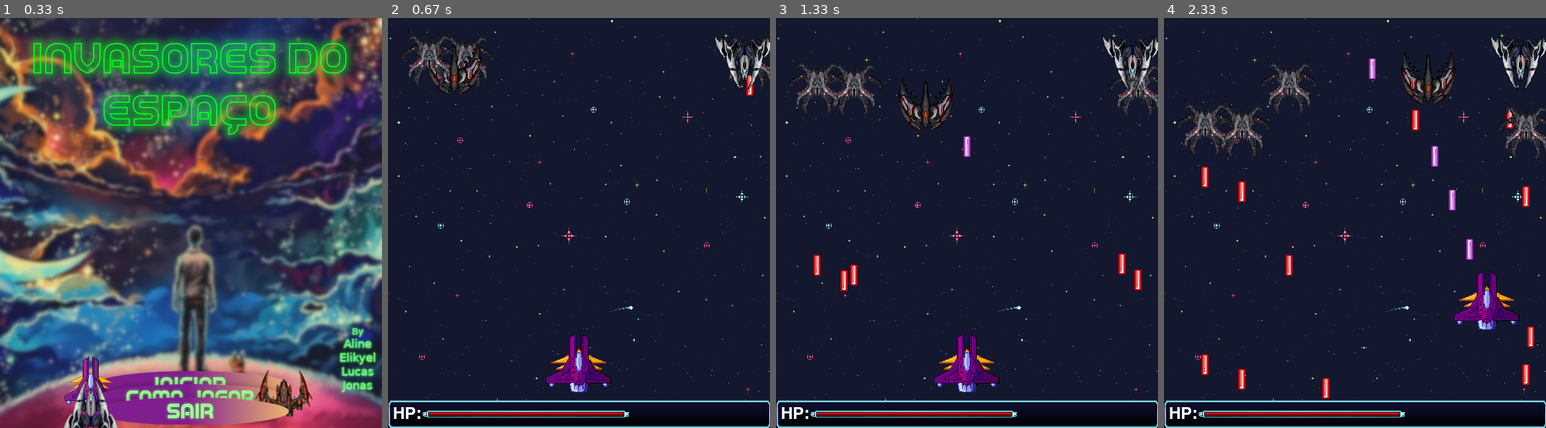
Above: before the commit, frames 1-4 (left to right).
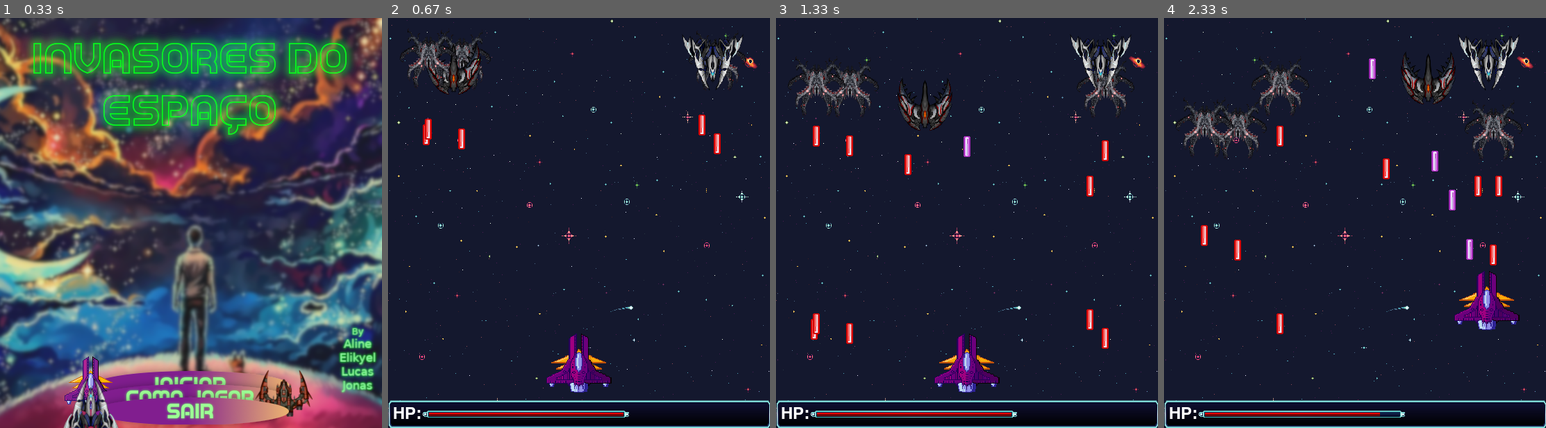
Above: after the commit, the same moments.

Repository: cjs-13/Projeto_pygame
Game: pygame game, started from main.py
Same seed, same stepped clock (60 frames per second), same inputs: the game is played once before the commit and once after it.
Inputs (mouse positions are in pixels of both pictures, inside the frame that each line leads up to):
- Up to frame 1 (0.33 s): no input
- Up to frame 2 (0.67 s): click (575, 182) at 0.38 s
- Up to frame 3 (1.33 s): tap Space at 0.67 s; tap L at 1 s
- Up to frame 4 (2.33 s): hold Right 1.33-1.8 s; tap Space at 1.4, 1.7, 1.9, 2.23 s; hold Up 1.83-2.13 s; tap U at 1.98 s; hold Right from 2.17 s (still down)

Frame 1 is identical in both runs. In frame 2, 3.1% of the frame differs, in the area x 3-100%, y 2-34%; in frame 3, 4.9%; in frame 4, 5.8%, in the area x 3-100%, y 4-98%.

Commit message:
Firerate separada
Agora a firerate e separada para cada arma

Diff:
--- a/main.py
+++ b/main.py
@@ -39,20 +39,21 @@
 for i in range(1, 4):
     MENU_OP.append(pygame.transform.scale(pygame.image.load(os.path.join("assets", f"menu ({i}).png")), (146 * UP_SCALE_MENU, 23 * UP_SCALE_MENU)))
 
-## Imagens da tela inicial
+# Imagens da tela inicial
 BG_INICIO = pygame.image.load(os.path.join("assets", "fundo.png"))
 B_INICIAR = pygame.image.load(os.path.join("assets", "iniciar.png"))
 B_AJUDA = pygame.image.load(os.path.join("assets", "ajuda.png"))
 B_SAIR = pygame.image.load(os.path.join("assets", "sair.png"))
 
-## Imagens da tela de ajuda
+# Imagens da tela de ajuda
 BG_AJUDA = pygame.transform.scale(pygame.image.load(os.path.join("assets", "BG_ajuda.png")).convert(), (LARGURA, ALTURA + 40))
 B_VOLTAR = pygame.image.load(os.path.join("assets", "voltar.png"))
-#B_AJUDA = pygame.image.load(os.path.join("assets", "ajuda.png"))
+# B_AJUDA = pygame.image.load(os.path.join("assets", "ajuda.png"))
 
 
 pygame.display.set_caption("__Invasores do Espaço__")
 pygame.display.set_icon(ICONE)
+
 
 # Classes
 class Laser():
@@ -69,7 +70,7 @@
         self.arma = arma
 
     def drawinterno(self, tela):
-        tela.blit(self.img, (int(self.x) + self.nave.arma_x[self.arma],int(self.y) + self.nave.arma_y[self.arma]))
+        tela.blit(self.img, (int(self.x) + self.nave.arma_x[self.arma], int(self.y) + self.nave.arma_y[self.arma]))
 
     def fora_tela(self,):
         return self.y <= 0 or self.y >= ALTURA
@@ -89,17 +90,18 @@
         if self.fora_tela():
             lasers.remove(self)
 
-    def colisaointerno(self, naves, lasers):
+    def colisaointerno(self, naves,lasers):
         for nave in naves:
             if nave.layer != self.damagetype and self.colisao(nave):
                 self.hp -= 1
                 if nave.imunity_timer == 0:
                     nave.hp -= 1
-                    self.imunity_timer = 1
+                    nave.imunity_timer = 5
 
     def testevida(self, lasers):
         if self.hp < 1:
             lasers.remove(self)
+
 
 class Nave():
     def __init__(self, x, y):
@@ -109,8 +111,8 @@
         self.laser_img = None
         self.tipo = None
         self.lasers = list()
-        self.firerate = 15
-        self.cool_down_counter = self.firerate
+        self.firerate = [15, 15, 15, 15, 15]
+        self.cool_down_counter = [0, 0, 0, 0, 0]
         self.layer = 2
         self.imunity_timer = 0
         self.hp = 1
@@ -118,34 +120,37 @@
         self.lives = 1
         self.ai = 0
         self.aihelper = 0
-        self.laservel_x = [0,0,0,0,0]
-        self.laservel_y = [0,0,0,0,0]
-        self.laserhp = [0,0,0,0,0]
-        self.arma_x = [0,0,0,0,0]
-        self.arma_y = [0,0,0,0,0]
+        self.laservel_x = [0, 0, 0, 0, 0]
+        self.laservel_y = [0, 0, 0, 0, 0]
+        self.laserhp = [0, 0, 0, 0, 0]
+        self.arma_x = [0, 0, 0, 0, 0]
+        self.arma_y = [0, 0, 0, 0, 0]
 
     def draw(self, tela):
         tela.blit(self.nave_img, (int(self.x), int(self.y)))
 
     def atirarinterno(self, arma, lasers):
-        if self.cool_down_counter < 1:
-            self.cool_down_counter = self.firerate
+        if self.cool_down_counter[arma] < 1:
+            self.cool_down_counter[arma] = self.firerate[arma]
             laser = Laser(self.x, self.y, self.laser_img, self, arma)
             lasers.append(laser)
 
     def reduzirtimers(self):
-        if self.cool_down_counter > 0:
-            self.cool_down_counter -= 1
+        arma = 0
+        while arma < 5:
+            if self.cool_down_counter[arma] > 0:
+                self.cool_down_counter[arma] -= 1
+            arma += 1
 
         if self.imunity_timer > 0:
             self.imunity_timer -= 1
 
     def firerateup(self):
-        if self.firerate >= 2:
-            self.firerate -= 1
+        if self.firerate[0] >= 2:
+            self.firerate[0] -= 1
 
     def fireratedown(self):
-        self.firerate += 1
+        self.firerate[0] += 1
 
     def largura(self):
         return self.nave_img.get_width()
@@ -175,7 +180,7 @@
         if self.fora_tela(ALTURA):
             self.hp = 0
 
-    def ai1_inimigo(self,lasers):
+    def ai1_inimigo(self, lasers):
         if self.y < 80:
             self.y += 2
         if self.aihelper == 0:
@@ -183,7 +188,7 @@
         elif self.aihelper == 1:
             self.x -= 3
         self.atirarinterno(0, lasers)
-        if self.x < 10:
+        if self.x < 5:
             self.aihelper = 0
         elif self.x > ALTURA - 100:
             self.aihelper = 1
@@ -191,14 +196,12 @@
     def ai2_inimigo(self, lasers):
         if self.y < 20:
             self.y += 2
-        if self.aihelper == 0 and self.cool_down_counter == 0:
+        if self.cool_down_counter[1] == 0 and self.cool_down_counter[1] == 0:
             self.atirarinterno(1, lasers)
-            self.aihelper = 1
-        elif self.aihelper == 1 and self.cool_down_counter == 0:
             self.atirarinterno(2, lasers)
-            self.aihelper = 0
         if self.fora_tela(ALTURA):
             self.hp = 0
+
 
 class Jogador(Nave):
     def __init__(self, x, y):
@@ -207,13 +210,15 @@
         self.laser_img = LASER_PRINCIPAL
         self.hp_img = HP
         self.mascara = pygame.mask.from_surface(self.nave_img)
-        self.cool_down_counter = 0
         self.tipo = "Jogador"
+        self.pontos = 0
         self.layer = 1
+        self.damagetype = 1
         self.hp = 10
         self.max_hp = 10
         self.lives = 3
         self.ai = -1
+        self.firerate[0] = 15
         self.laserhp[0] = 1
         self.laservel_x[0] = 0
         self.laservel_y[0] = -7
@@ -231,9 +236,13 @@
         self.laser_img = LASER_RED
         self.mascara = pygame.mask.from_surface(self.nave_img)
         self.tipo = "Inimigo"
-        self.firerate = 45
+        self.layer = 2
         self.damagetype = 2
         self.ai = ai
+        self.firerate[0] = 45
+        self.firerate[1] = 30
+        self.firerate[2] = 30
+        self.cool_down_counter[2] = 60
         self.laserhp[0] = 1
         self.laserhp[1] = 1
         self.laserhp[2] = 1
@@ -253,6 +262,7 @@
     def fora_tela(self, altura):
         return self.y >= altura
 
+
 class Boss(Nave):
     def __init__(self, x, y, ai):
         super().__init__(x, y)
@@ -261,6 +271,7 @@
         self.mascara = pygame.mask.from_surface(self.nave_img)
         self.tipo = "Boss"
         self.firerate = 60
+        self.layer = 2
         self.damagetype = 2
         self.ai = ai
         self.laserhp[0] = 1
@@ -285,6 +296,7 @@
         self.arma_y[2] = self.y - 80
         self.arma_y[3] = self.y - 80
 
+
 # obj1 == Laser, obj2 == Nave atingida, obj3 == Nave que disparou
 def testa_colisao(obj1, obj2, obj3):
     diff_x = 0
@@ -299,6 +311,7 @@
         diff_y = int(obj2.y - obj1.y + obj1.altura())
     return obj1.mascara.overlap(obj2.mascara, (diff_x, diff_y)) != None
 
+
 def main():
     jogando = True
     jogador_vel = 5
@@ -313,9 +326,9 @@
         RELOGIO.tick(FPS)
         TELA.blit(BG, (0, 0))
 
-        #Spawn aleatório de inimigos
+        # Spawn aleatório de inimigos
         if len(naves) < 6:
-            inimigotempo = Inimigo(random.randint(0, 500), 0,random.randint(0,2))
+            inimigotempo = Inimigo(random.randint(0, 450), 0, random.randint(0, 2))
             naves.append(inimigotempo)
 
         for event in pygame.event.get():
@@ -329,7 +342,7 @@
                     pygame.quit()
                     exit()
                 if event.key == pygame.K_u:
-                    inimigotempo = Inimigo(random.randint(100, 450), 0, random.randint(0,2))
+                    inimigotempo = Inimigo(random.randint(100, 450), 0, random.randint(0, 2))
                     naves.append(inimigotempo)
 
                 if event.key == pygame.K_l:
@@ -348,7 +361,7 @@
         if (keys[pygame.K_s] or keys[pygame.K_DOWN]) and jogador.y + jogador_vel + jogador.altura() < ALTURA:
             jogador.y += jogador_vel
         if keys[pygame.K_SPACE]:
-            jogador.atirarinterno(0,lasers)
+            jogador.atirarinterno(0, lasers)
 
         for laser in lasers:
             laser.moverlaserinterno(lasers)
@@ -367,26 +380,27 @@
 
         pygame.display.flip()
 
+
 def menu_principal():
     B_INICIAR_largura = B_INICIAR.get_width()
-    #B_INICIAR_altura = B_INICIAR.get_height()
+    # B_INICIAR_altura = B_INICIAR.get_height()
     largura_geral = LARGURA//2 - B_INICIAR_largura//2
 
-    altura_iniciar=ALTURA
-    altura_ajuda=ALTURA
-    altura_sair=ALTURA
+    altura_iniciar = ALTURA
+    altura_ajuda = ALTURA
+    altura_sair = ALTURA
 
     while True:
         RELOGIO.tick(FPS)
         TELA.blit(BG_INICIO, (0, 0))
 
-        ## Animação na TELA inicial
+        # Animação na TELA inicial
         if altura_iniciar > ALTURA//3:
-            altura_iniciar-=4
+            altura_iniciar -= 4
         if altura_ajuda > ALTURA//2:
-            altura_ajuda-=3
+            altura_ajuda -= 3
         if altura_sair > ALTURA//1.5:
-            altura_sair-=2
+            altura_sair -= 2
 
         TELA.blit(B_INICIAR, (largura_geral, altura_iniciar))
         TELA.blit(B_AJUDA, (largura_geral, altura_ajuda))
@@ -396,25 +410,26 @@
             if event.type == pygame.QUIT:
                 pygame.quit()
                 exit()
-            if event.type == pygame.MOUSEBUTTONDOWN: ## Monitora clique do mouse
+            if event.type == pygame.MOUSEBUTTONDOWN:  # Monitora clique do mouse
                 x = pygame.mouse.get_pos()[0]
                 y = pygame.mouse.get_pos()[1]
-                if x > 123 and y > 220 and x < 414 and y < 255:
-                    #print("Botão iniciar apertado")
+                if 123 < x < 414 and 220 < y < 255:
+                    # print("Botão iniciar apertado")
                     main()
-                if x > 123 and y > 313 and x < 414 and y < 349:
-                    #print("Botão ajuda apertado")
+                if 123 < x < 414 and 313 < y < 349:
+                    # print("Botão ajuda apertado")
                     ajuda()
-                if x > 123 and y > 405 and x < 414 and y < 436:
-                    #print("Botão sair apertado")
+                if 123 < x < 414 and 405 < y < 436:
+                    # print("Botão sair apertado")
                     pygame.quit()
                     exit()
 
         pygame.display.flip()
 
+
 def ajuda():
     B_VOLTAR_largura = B_VOLTAR.get_width()
-    #B_VOLTAR_altura = B_VOLTAR.get_height()
+    # B_VOLTAR_altura = B_VOLTAR.get_height()
     largura = LARGURA//2 - B_VOLTAR_largura//2
     altura_voltar = ALTURA
 
@@ -423,7 +438,7 @@
         TELA.blit(BG_AJUDA, (0, 0))
 
         if altura_voltar > ALTURA//1.15:
-            altura_voltar-=4
+            altura_voltar -= 4
 
         TELA.blit(B_VOLTAR, (largura, altura_voltar))
 
@@ -431,13 +446,14 @@
             if event.type == pygame.QUIT:
                 pygame.quit()
                 exit()
-            if event.type == pygame.MOUSEBUTTONDOWN: ## Monitora clique do mouse
+            if event.type == pygame.MOUSEBUTTONDOWN:  # Monitora clique do mouse
                 x = pygame.mouse.get_pos()[0]
                 y = pygame.mouse.get_pos()[1]
 
-                if x > 123 and y > 515 and x < 414 and y < 552:
+                if 123 < x < 414 and 515 < y < 552:
                     menu_principal()
 
         pygame.display.flip()
 
+
 menu_principal()
